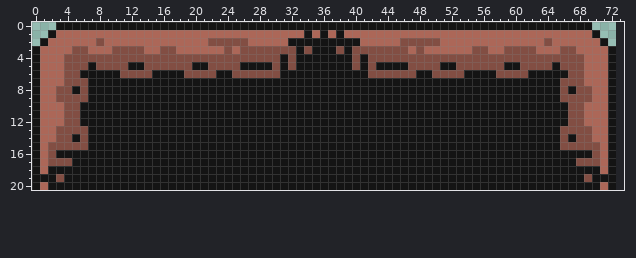
Edited in one commit: sprite sheet (assets/graphics/blocks/dark_floor.png). Above, as it was before the edit.
The file is 73x21 pixels. The old version is drawn lined up with the new one, on the new canvas.
The same view after the edit:
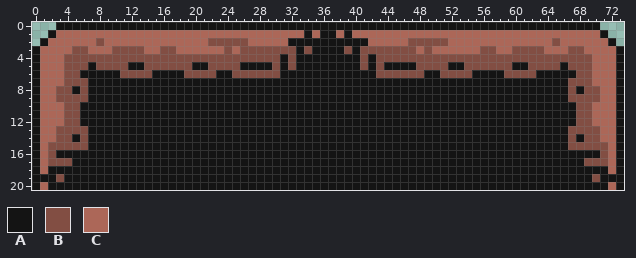
Palette (. is transparent): A #141414  B #824e43  C #ac6758
The edit:
canvas 73x21 -> 74x21
y 0: x 70 . -> A
y 1: x 37..39 CAC -> ACA; x 70..71 A. -> CA
y 2: x 41 C -> A; x 46 B -> C; x 51 C -> B; x 64..65 BC -> CB; x 71..72 A. -> CA
y 3: x 38..40 BAB -> ABA; x 47..49 CBC -> BCB; x 55 B -> C; x 57 C -> B; x 59 B -> C; x 63 C -> B; x 66 B -> C; x 68 C -> B; x 72..73 A. -> CA
y 4: x 40..42 BAB -> ABA; x 69 C -> B; x 72..73 A. -> CA
y 5: x 40..43 BABA -> ABAB; x 47 B -> A; x 51 A -> B; x 53 B -> A; x 59 A -> B; x 61 B -> A; x 65..66 AB -> BA; x 69 C -> B; x 72..73 A. -> CA
y 6: x 42 B -> A; x 48 A -> B; x 50 B -> A; x 54 A -> B; x 58 B -> A; x 62 A -> B; x 67 B -> A; x 69 C -> B; x 72..73 A. -> CA
y 7: x 66 B -> A; x 69 C -> B; x 72..73 A. -> CA
y 8: x 66..68 BAB -> ABA; x 70 C -> B; x 72..73 A. -> CA
y 9: x 66 B -> A; x 70 C -> B; x 72..73 A. -> CA
y 10..12: x 67 B -> A; x 69 C -> B; x 72..73 A. -> CA
y 13: x 66 B -> A; x 70 C -> B; x 72..73 A. -> CA
y 14: x 66..68 BAB -> ABA; x 70 C -> B; x 72..73 A. -> CA
y 15: x 66 B -> A; x 71..73 CA. -> BCA
y 16: x 70..73 BCA. -> ABCA
y 17: x 68 B -> A; x 71..73 CA. -> BCA
y 18: x 71..73 CA. -> ACA
y 19: x 69..70 BA -> AB; x 73 . -> A
y 20: x 71..73 CA. -> ACA
Pixel boxes of the changes (left, top, right, bottom) in both pictures:
changed: (328, 22, 624, 190)
